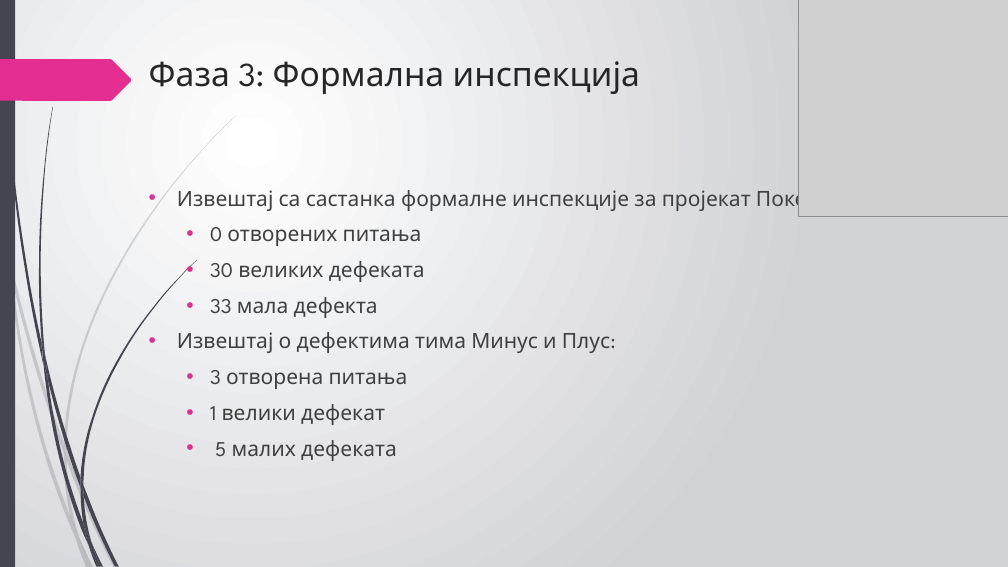
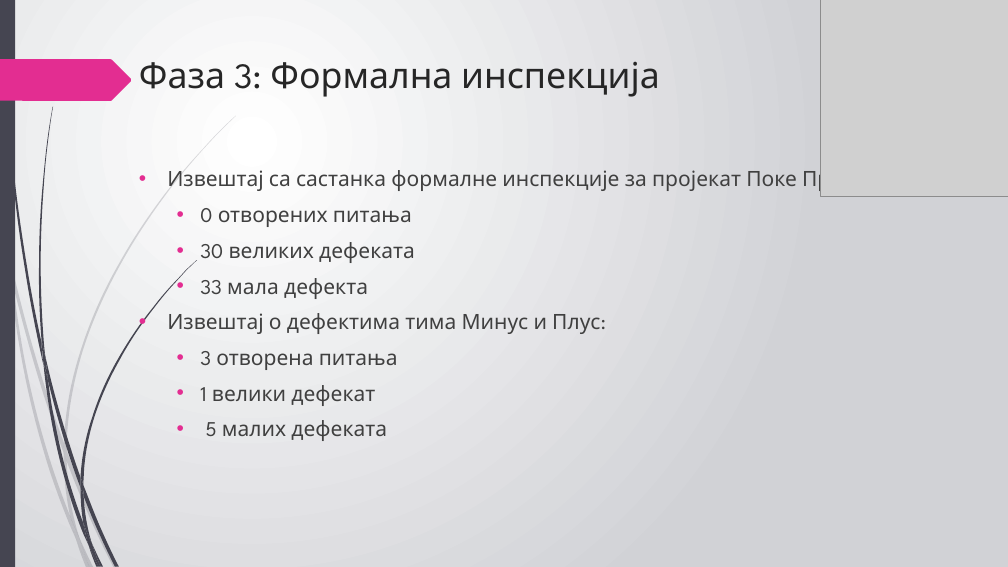
Before and after one commit to sanjaadrobnjak/psi-projekat, a slide deck: slide 7 of Dokumentacija/Mreza znanja.pptx. Drawn at 1008x567 pixels with LibreOffice and Linux fonts; fonts in the diff are those of the drawing; grey boxes stand for pictures. Boxes give left, top, right and bottom in pixels: in the first picture for what was removed or moved away, otherwise in the second. Text is boxed around its words. In the diff, an @@ line names an element or a change of style, - is before the commit and + after.

```diff
--- a/Dokumentacija/Mreza znanja.pptx
+++ b/Dokumentacija/Mreza znanja.pptx
@@ picture resized from (x1=799, y1=0, x2=1008, y2=217) to (x1=820, y1=0, x2=1008, y2=197) @@
@@ title "Фаза 3: Формална инспекција" moved from (x1=149, y1=61, x2=640, y2=94) to (x1=139, y1=61, x2=660, y2=97) @@
@@ title "Фаза 3: Формална инспекција" at (x1=139, y1=61, x2=660, y2=97): size 32 to 34 pt @@
@@ text "Извештај са састанка формалне инспекције ..." rewrapped from (x1=177, y1=186, x2=807, y2=461) to (x1=167, y1=166, x2=931, y2=441) @@
```
Also in this commit, not shown: 10 other slides changed.
